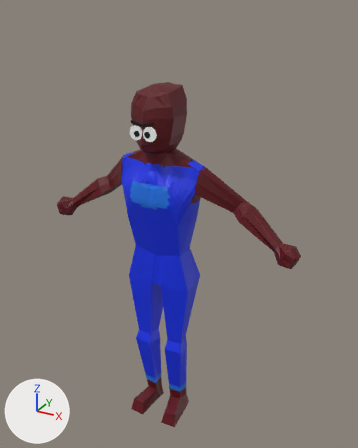
A saved change to the Blender file Assets/Models/Character/Farmer - Prototype.blend.
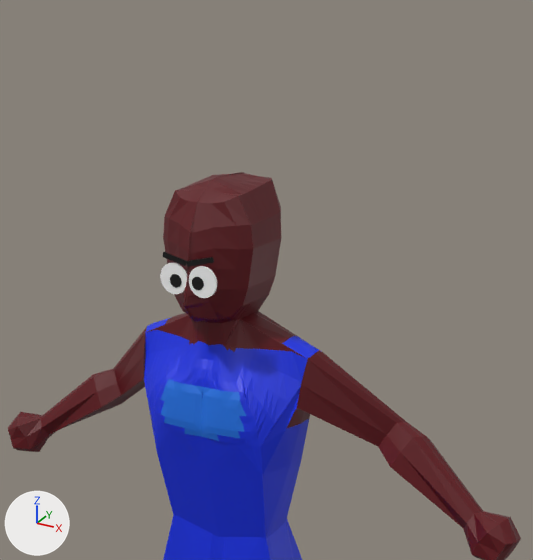
The first picture shows the older version from a camera (50 mm lens) standing at (1.243, -2.083, 2.286) and looking at (0.057, 0.075, 1.208). The close-ups show both versions on the part from 15% to 86% of the width and 0% to 60% of the height of that picture. Arrows for +X, +Y and +Z are at lower left; the lights stay in place.

In view in the first close-up: 'Brow 1', 'Brow 2', 'Eye 1', 'Eye 2', 'Farmer Body', 'Pupil 1', 'Pupil 2'.
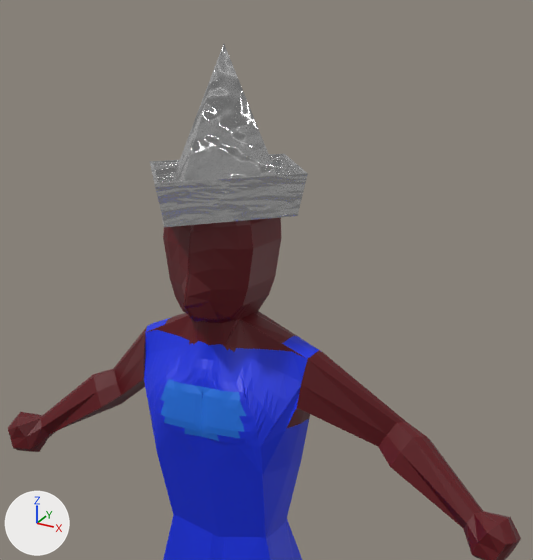
Where the change shows, as pixel boxes (x1, y1, x2, y2) in the close-ups (533 x 560 px):
'Foil', added: after (150, 154, 308, 227)
'Tin', added: after (171, 44, 277, 182)
'Eye 2', hidden: before (189, 266, 217, 298)
'Eye 1', hidden: before (160, 263, 187, 294)
'Brow 2', hidden: before (186, 257, 214, 267)
'Brow 1', hidden: before (163, 252, 187, 266)
'Pupil 2', hidden: before (192, 277, 204, 290)
'Pupil 1', hidden: before (170, 274, 182, 288)

Diff of the bpy script that builds the scene:
```diff
--- a/Assets/Models/Character/Farmer - Prototype.blend.py
+++ b/Assets/Models/Character/Farmer - Prototype.blend.py
@@ mat_material_005 @@
+mat_material_005 = bpy.data.materials.new('Material.005')
+# nodes: BsdfPrincipled, Bump, OutputMaterial, TexNoise
+# colours: grey #999999, dark grey #5f5f5f
@@ mat_aluminum @@
+mat_aluminum = bpy.data.materials.new('Aluminum')
+# nodes: BsdfPrincipled, Bump, OutputMaterial, TexNoise
+# colours: grey #999999, dark grey #5f5f5f
@@ me_cone @@
+me_cone.from_pydata([(0.0, 1.0, -0.75), (1.0, 0.0, -0.75), (0.0, -1.0, -0.75), (-1.0, 0.0, -0.75), (0.0, 0.0, 0.75)], [], [(0, 4, 1), (1, 4, 2), (0, 1, 2, 3), (2, 4, 3), (3, 4, 0)])
+me_cone.materials.append(mat_material_005)
@@ me_cube @@
+me_cube.from_pydata(...)  # 48 vertices, 46 faces; spans x -1.0..1.0, y -1.0..1.0, z -1.0..22.8
+me_cube.materials.append(mat_aluminum)
@@ ob_brow_1 @@
 ob_brow_1.location = (0.000136, -0.106, 1.423)
+ob_brow_1.hide_set(True)
@@ ob_brow_2 @@
 ob_brow_2.location = (0.000136, -0.106, 1.423)
+ob_brow_2.hide_set(True)
@@ ob_eye_1 @@
 ob_eye_1.location = (0.000136, -0.106, 1.423)
+ob_eye_1.hide_set(True)
@@ ob_eye_2 @@
 ob_eye_2.location = (0.000136, -0.106, 1.423)
+ob_eye_2.hide_set(True)
@@ ob_pupil_1 @@
 ob_pupil_1.location = (0.0245, -0.106, 1.42)
+ob_pupil_1.hide_set(True)
@@ ob_pupil_2 @@
 ob_pupil_2.location = (-0.03, -0.106, 1.415)
+ob_pupil_2.hide_set(True)
@@ ob_tin @@
+ob_tin = bpy.data.objects.new('Tin', me_cone)
+ob_tin.location = (0.0, -0.003, 2.052)
+ob_tin.rotation_euler = (0.0, 0.0, -1.572)  # degrees (0, 0, -90)
+ob_tin.scale = (0.233, 0.171, 0.233)
@@ ob_foil @@
+ob_foil = bpy.data.objects.new('Foil', me_cube)
+ob_foil.location = (0.0, -0.003, 1.88)
+ob_foil.rotation_euler = (0.0, 0.0, -1.572)  # degrees (0, 0, -90)
+ob_foil.scale = (0.282, 0.207, 0.00389)
```
